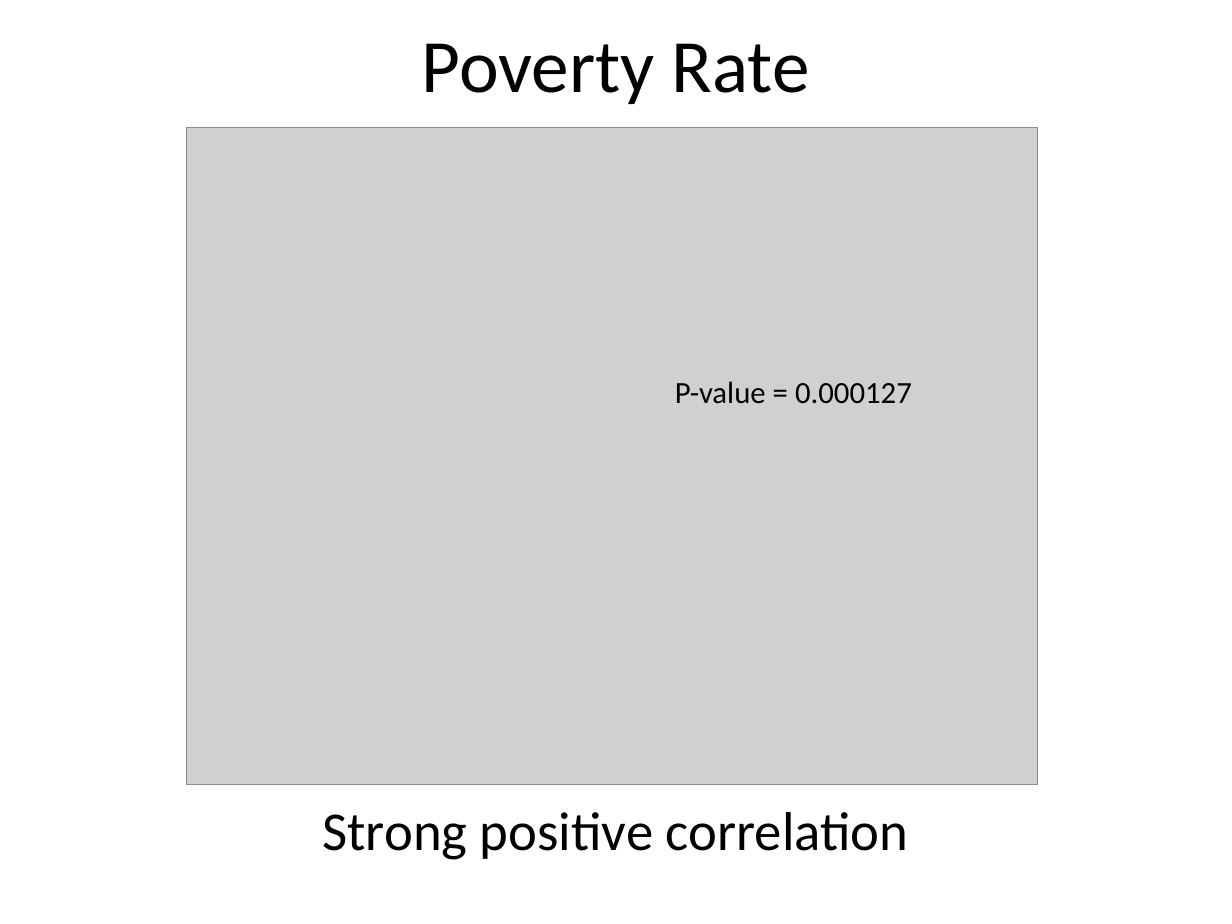
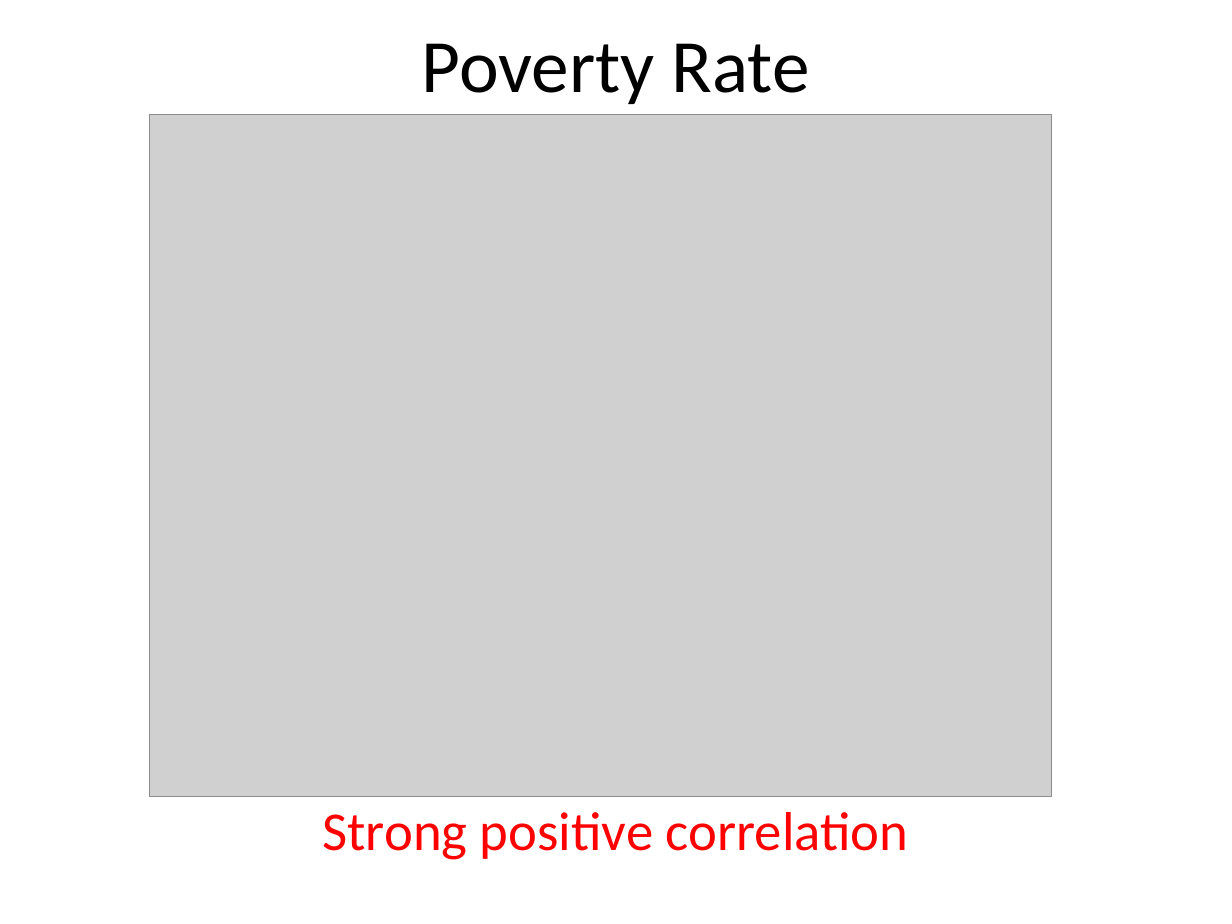
Before and after one commit to JeremyMcCormick/DAT_SF_14, a slide deck: slide 16 of myproject/Murder.pptx (slide 11 before the commit). Drawn at 1232x924 pixels with LibreOffice and Linux fonts; fonts in the diff are those of the drawing; grey boxes stand for pictures. Boxes give left, top, right and bottom in pixels: in the first picture for what was removed or moved away, otherwise in the second. Text is boxed around its words. In the diff, an @@ line names an element or a change of style, - is before the commit and + after.

```diff
--- a/myproject/Murder.pptx
+++ b/myproject/Murder.pptx
@@ picture: place and size @@
-picture at [187,127,1037,784]
+picture at [149,115,1051,797]
@@ text removed at [675,381,912,404] @@
-P-value = 0.000127
@@ text "Strong positive correlation" at [323,812,909,860]: text colour #000000 to #FF0000 @@
```
Also in this commit, not shown: 10 other slides changed, 16 slides added, 4 slides removed, 3 other files.
